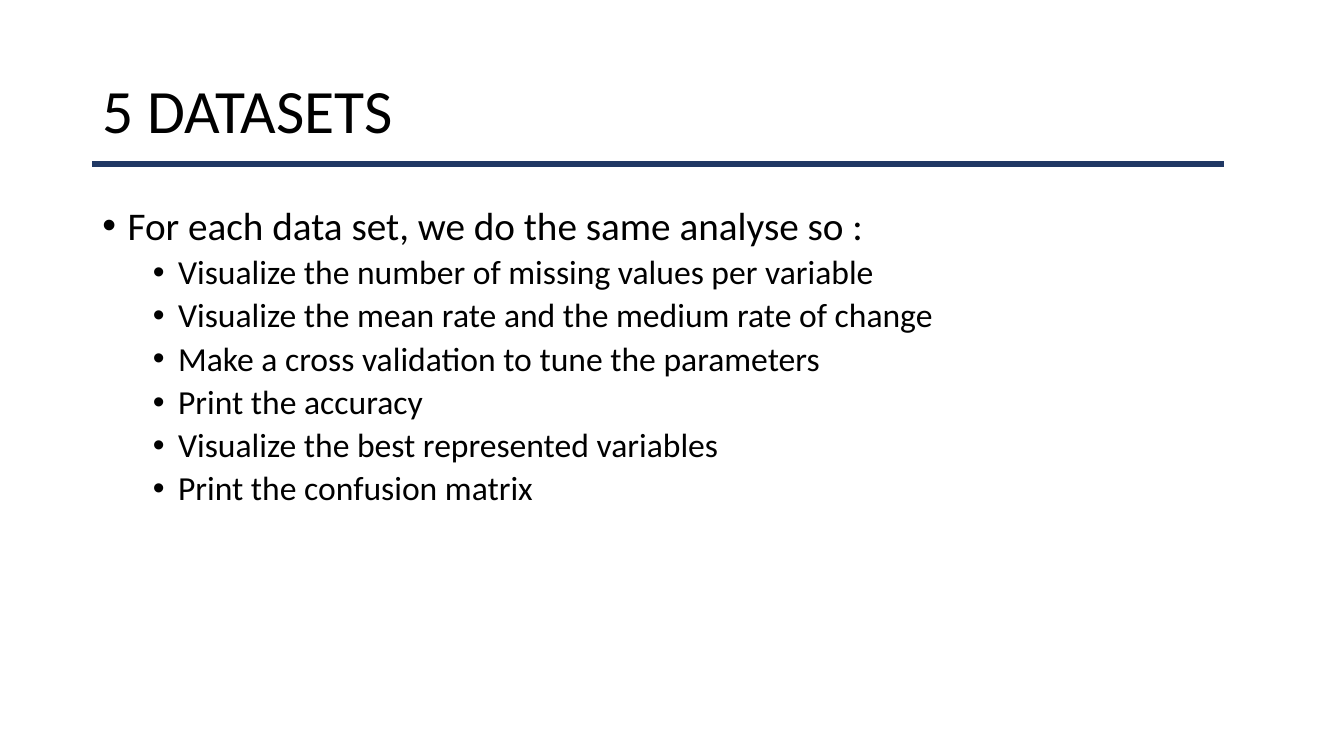
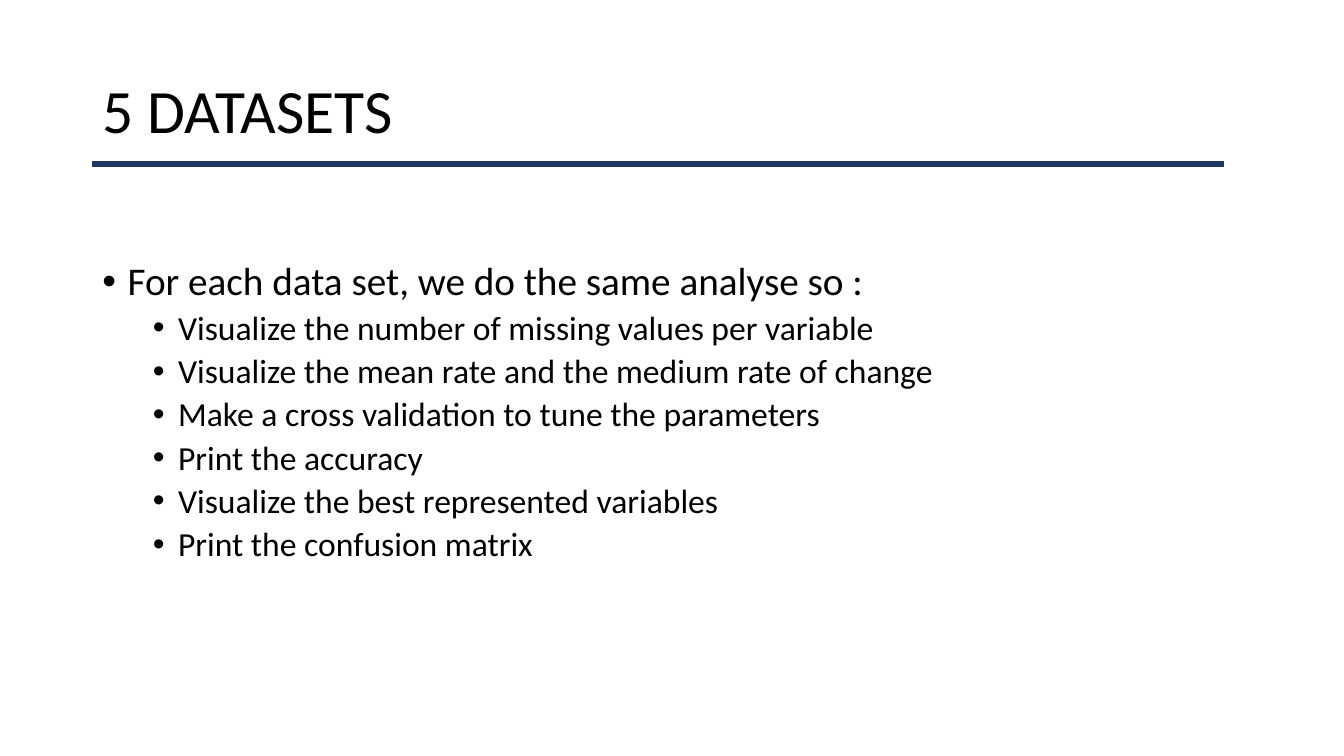
Before and after one commit to alexfrst/PythonForDataAnalysis-A4, a slide deck: slide 14 of report.pptx. Drawn at 1344x756 pixels with LibreOffice and Linux fonts; fonts in the diff are those of the drawing. Boxes give left, top, right and bottom in pixels: in the first picture for what was removed or moved away, otherwise in the second. Text is boxed around its words. In the diff, an @@ line names an element or a change of style, - is before the commit and + after.

```diff
--- a/report.pptx
+++ b/report.pptx
@@ text "For each data set, we ...": place and size @@
-text "For each data set, we ..." at box(128, 212, 933, 501)
+text "For each data set, we ..." at box(128, 267, 933, 557)
```
Also in this commit, not shown: 3 other slides changed, 1 other file.
